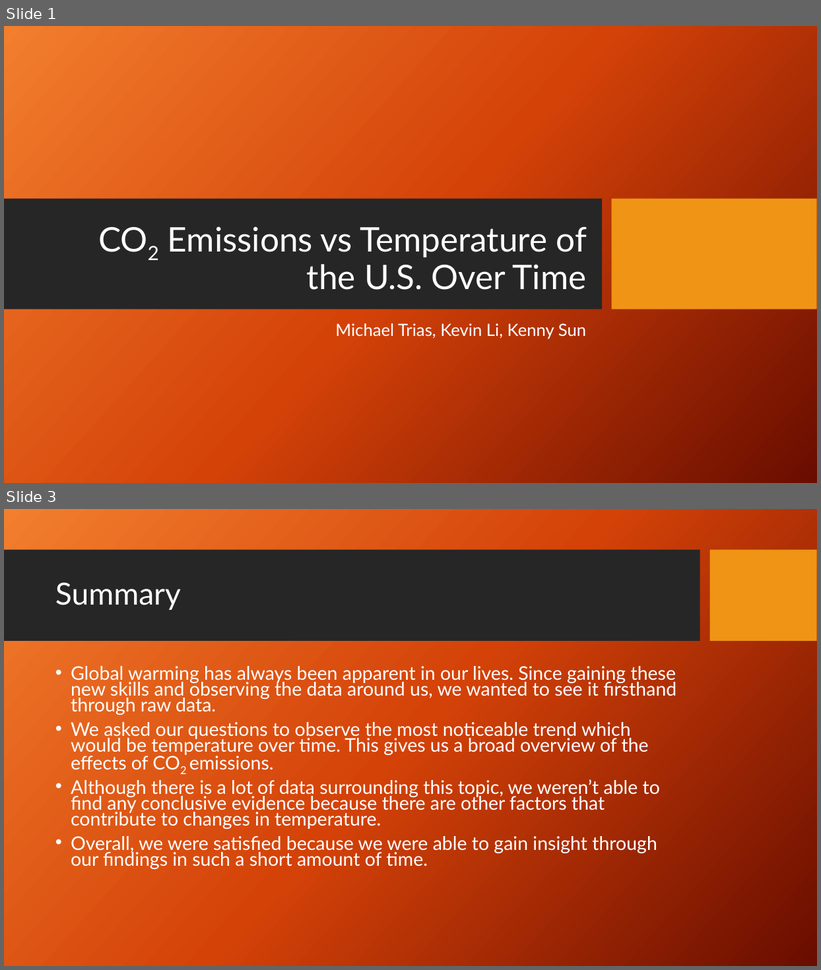
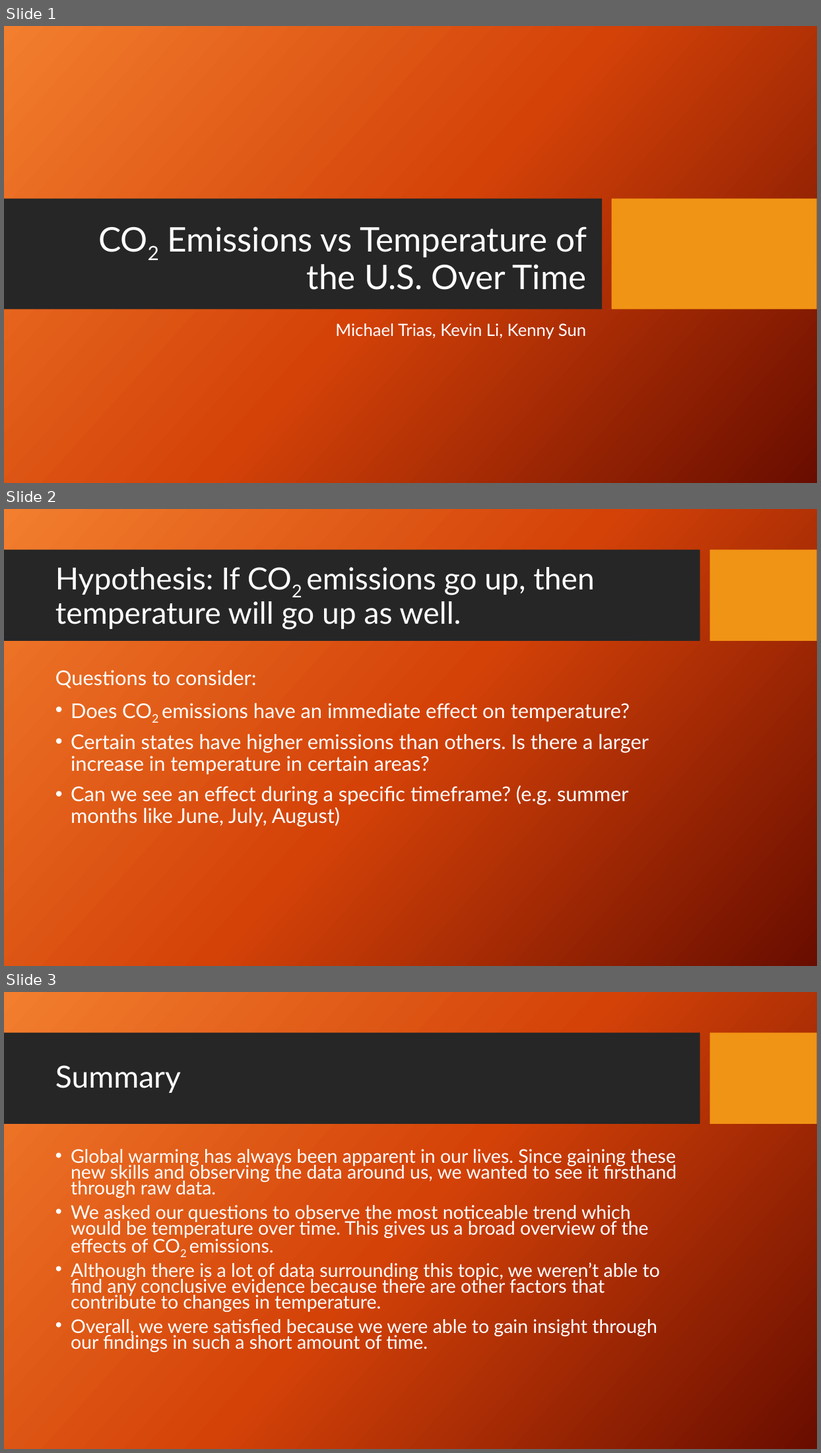
Before and after one commit to KennytheSun/Global_Warming_Repo, a slide deck: CO2emissionsVsTempPP.pptx. Shown one above the other, each under a label of ours: slides 1 and 3 before the commit, slides 1, 2 and 3 after it; the slides between them are not shown. The pictures are 821x970 and 821x1453 pixels, drawn with LibreOffice and Linux fonts; fonts in the diff are those of the drawing; background and template pictures are left out. Boxes give left, top, right and bottom in pixels: in the first picture for what was removed or moved away, otherwise in the second. Text is boxed around its words. In the diff, an @@ line names an element or a change of style, - is before the commit and + after.

```diff
--- a/CO2emissionsVsTempPP.pptx
+++ b/CO2emissionsVsTempPP.pptx
@@ slide 2 added at <box>4,509,817,966</box>, background picture (left out); not listed: 2 template elements that a slide beside it also shows @@
@@ title added at <box>55,567,594,629</box>, 36 pt, text #FFFFFF @@
+Hypothesis: If CO2 emissions go up, then temperature will go up as well.
@@ text added at <box>55,670,649,827</box>, 24 pt, text #FFFFFF @@
+Questions to consider:
+• Does CO2 emissions have an immediate effect on temperature?
+• Certain states have higher emissions than others. Is there a larger increase in temperature in certain areas?
+• Can we see an effect during a specific timeframe? (e.g. summer months like June, July, August)
```
Also in this commit, not shown: 7 slides changed, 2 slides removed.
